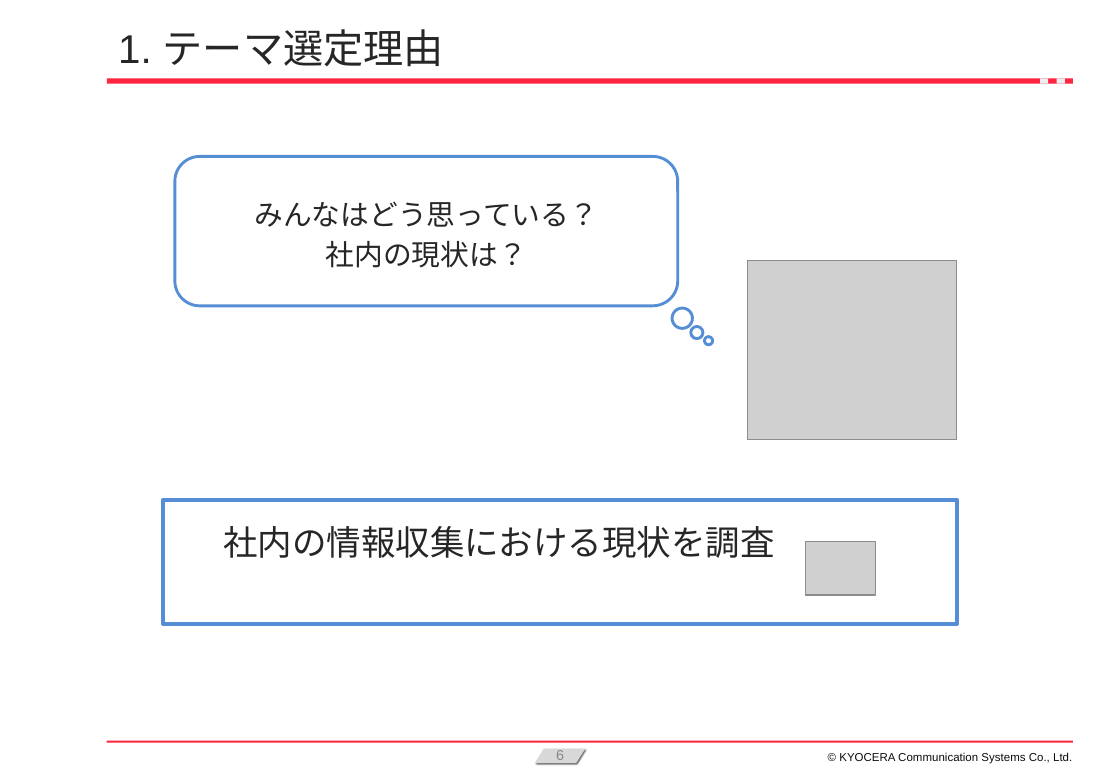
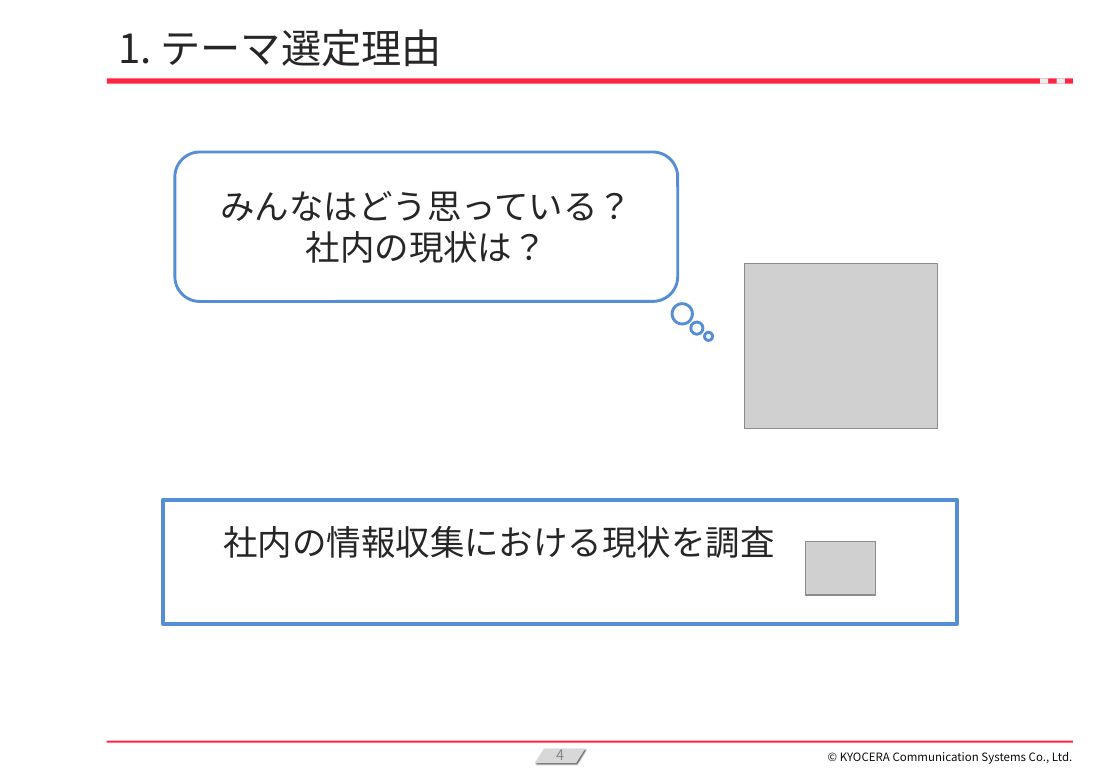
Before and after one commit to KanataOsako/SCSA, a slide deck: slide 4 of src/研究レポート/業務改善【大迫かなた】2024年予選会資料_最新.pptx (slide 6 before the commit). Drawn at 1120x775 pixels with LibreOffice and Linux fonts; fonts in the diff are those of the drawing; grey boxes stand for pictures; background and template pictures are left out. Boxes give left, top, right and bottom in pixels: in the first picture for what was removed or moved away, otherwise in the second. Text is boxed around its words. In the diff, an @@ line names an element or a change of style, - is before the commit and + after.

```diff
--- a/src/研究レポート/業務改善【大迫かなた】2024年予選会資料_最新.pptx
+++ b/src/研究レポート/業務改善【大迫かなた】2024年予選会資料_最新.pptx
@@ title "1. テーマ選定理由" at (118,29,442,67): font Arial to Noto Sans CJK JP @@
@@ rounded rectangle "みんなはどう思っている？" at (175,152,677,302): size 20 to 24 pt, font Arial to Calibri @@
@@ picture: place and size @@
-picture at (748,261,958,441)
+picture at (745,264,938,429)
@@ 3 ellipses, 1 rounded rectangle: place and size @@
-3 ellipses, 1 rounded rectangle at (175,156,713,345)
+3 ellipses, 1 rounded rectangle at (175,152,713,341)
@@ page number at (556,749,564,764): text changed; font Arial to Noto Sans CJK JP @@
-6
+4
@@ text "© KYOCERA Communication Systems Co., ..." at (840,752,1073,764): font Arial to Noto Sans CJK JP @@
```
Also in this commit, not shown: 26 other slides changed, 7 slides added, 5 slides removed.
